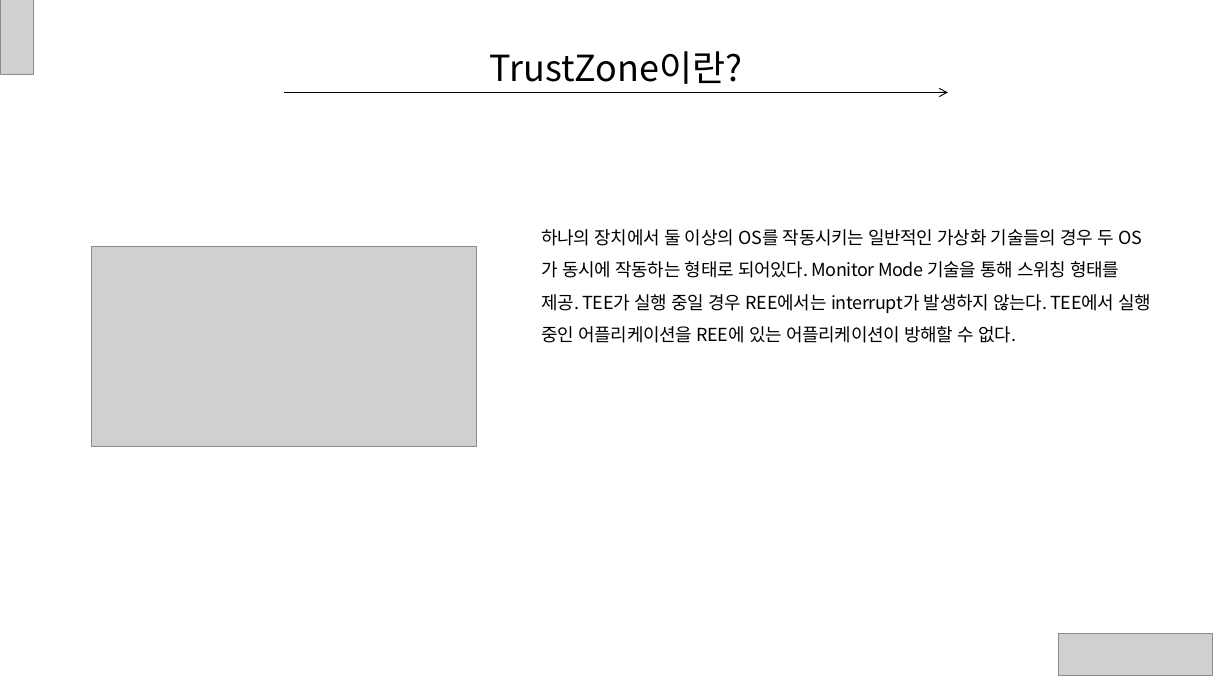
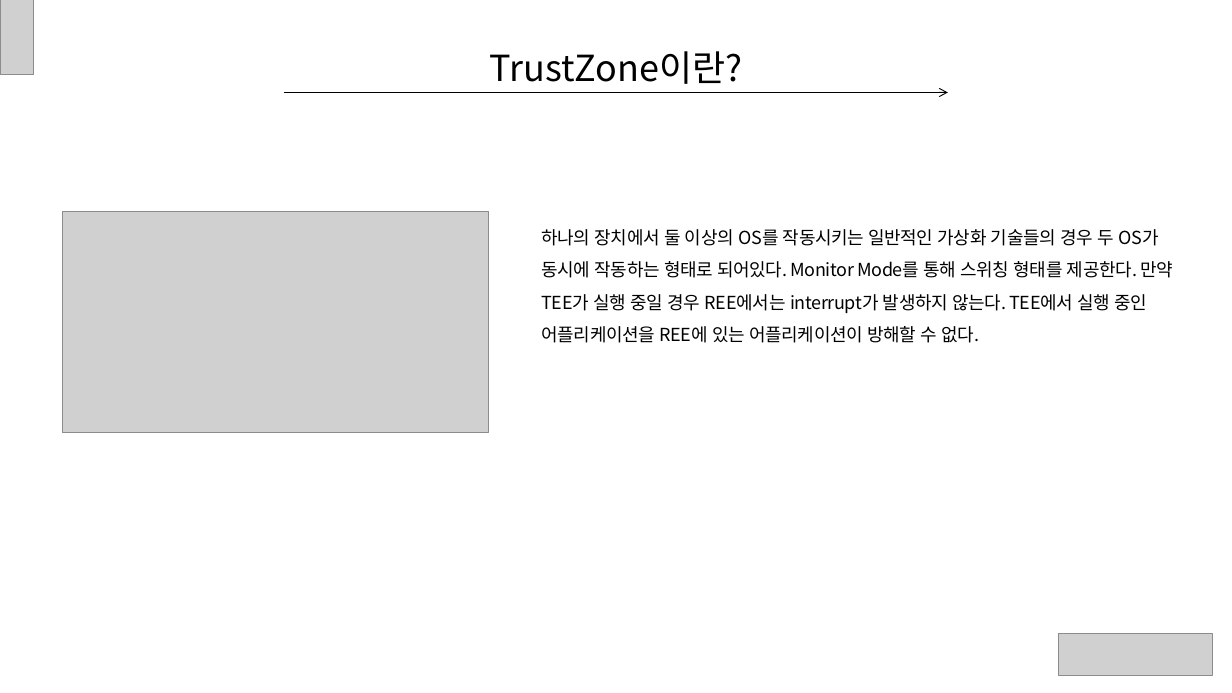
Before and after one commit to ryusangwon/Arm-Trustzone, a slide deck: slide 11 of Trustzone.pptx (slide 6 before the commit). Drawn at 1232x693 pixels with LibreOffice and Linux fonts; fonts in the diff are those of the drawing; grey boxes stand for pictures. Boxes give left, top, right and bottom in pixels: in the first picture for what was removed or moved away, otherwise in the second. Text is boxed around its words. In the diff, an @@ line names an element or a change of style, - is before the commit and + after.

```diff
--- a/Trustzone.pptx
+++ b/Trustzone.pptx
@@ picture: place and size @@
-picture at [91, 247, 477, 447]
+picture at [63, 211, 489, 433]
@@ text at [541, 229, 1174, 343]: text changed @@
-하나의 장치에서 둘 이상의 OS를 작동시키는 일반적인 가상화 기술들의 경우 두 OS가 동시에 작동하는 형태로 되어있다. Monitor Mode 기술을 통해 스위칭 형태를 제공. TEE가 실행 중일 경우 REE에서는 interrupt가 발생하지 않는다. TEE에서 실행 중인 어플리케이션을 REE에 있는 어플리케이션이 방해할 수 없다.
+하나의 장치에서 둘 이상의 OS를 작동시키는 일반적인 가상화 기술들의 경우 두 OS가 동시에 작동하는 형태로 되어있다. Monitor Mode를 통해 스위칭 형태를 제공한다. 만약 TEE가 실행 중일 경우 REE에서는 interrupt가 발생하지 않는다. TEE에서 실행 중인 어플리케이션을 REE에 있는 어플리케이션이 방해할 수 없다.
```
Also in this commit, not shown: 7 other slides changed, 6 slides added.
